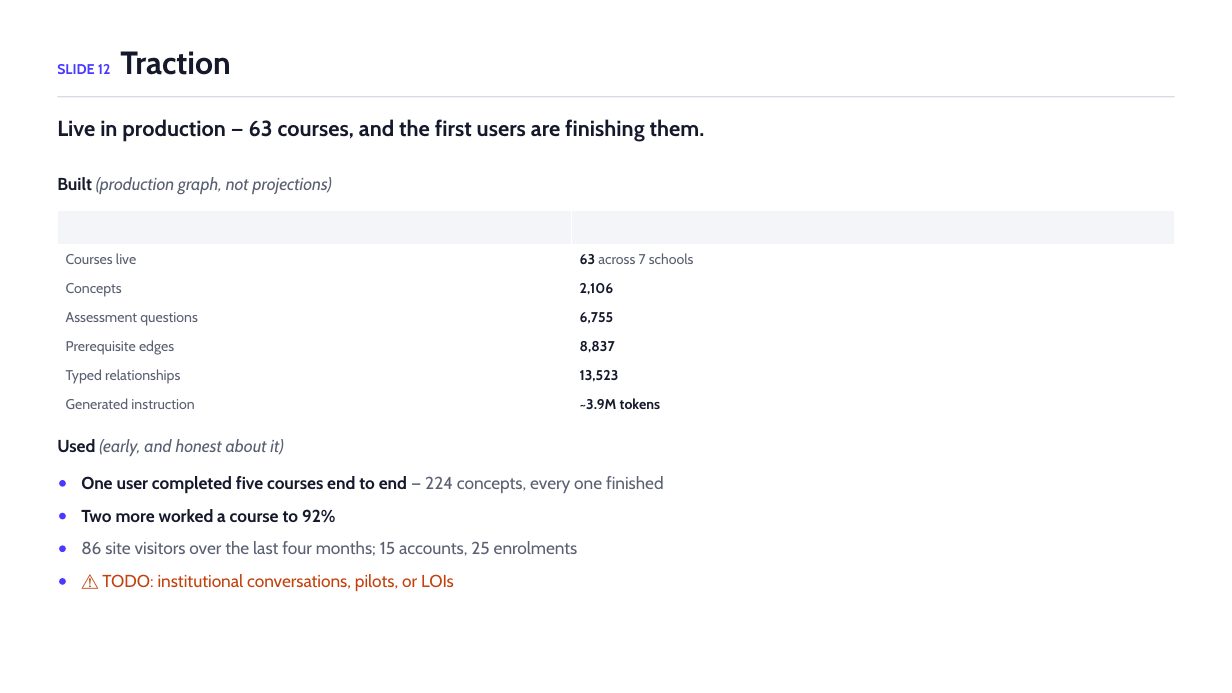
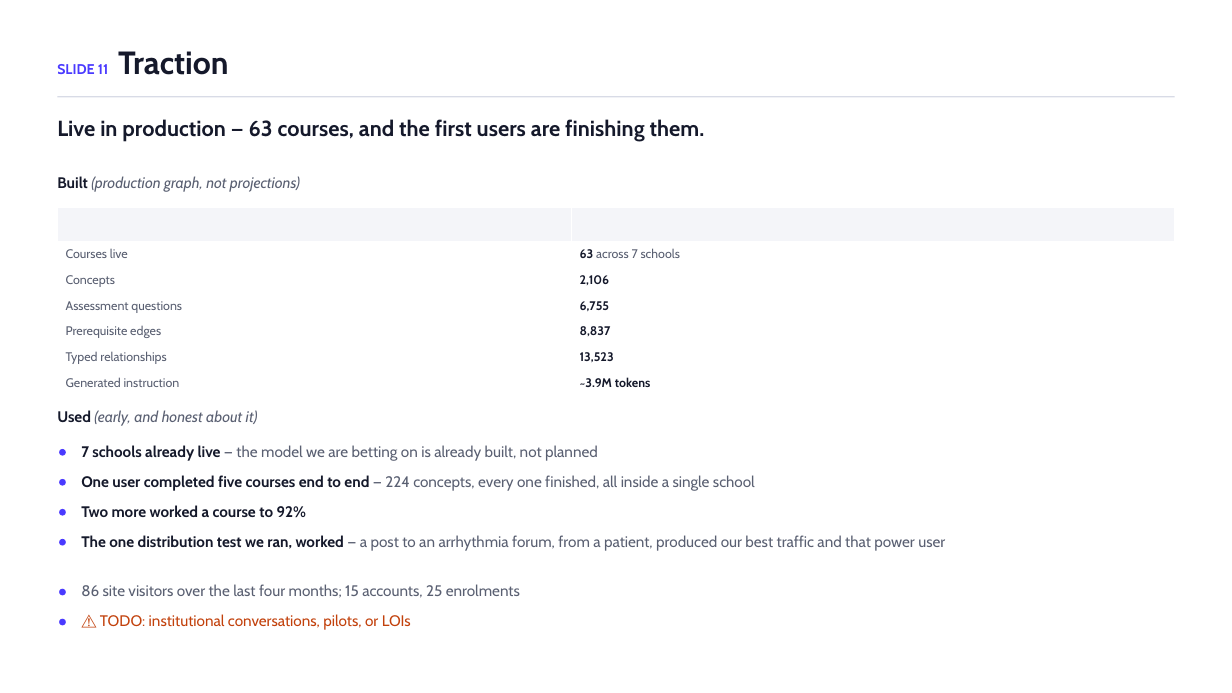
Before and after one commit to ChuckIrvine/qlaudia, a slide deck: slide 11 of pitch_deck/qlaudia_pitch_deck.pptx (slide 12 before the commit). Drawn at 1232x693 pixels with LibreOffice and Linux fonts; fonts in the diff are those of the drawing. Boxes give left, top, right and bottom in pixels: in the first picture for what was removed or moved away, otherwise in the second. Text is boxed around its words. In the diff, an @@ line names an element or a change of style, - is before the commit and + after.

```diff
--- a/pitch_deck/qlaudia_pitch_deck.pptx
+++ b/pitch_deck/qlaudia_pitch_deck.pptx
@@ text at bbox=[57, 51, 229, 75]: text changed @@
-SLIDE 12 Traction
+SLIDE 11 Traction
@@ table at bbox=[57, 208, 1175, 391] @@
@@ size 11 to 9.7 pt @@
@@ text "Used (early, and honest about ...": place and size @@
-text "Used (early, and honest about ..." at bbox=[57, 439, 283, 456]
+text "Used (early, and honest about ..." at bbox=[57, 410, 258, 426]
@@ ellipse: place and size @@
-ellipse at bbox=[59, 481, 66, 487]
+ellipse at bbox=[59, 449, 66, 456]
@@ text added at bbox=[81, 445, 598, 461], 11.9 pt, text #5A6072 @@
+7 schools already live — the model we are betting on is already built, not planned
@@ ellipse: place and size @@
-ellipse at bbox=[59, 513, 66, 519]
+ellipse at bbox=[59, 479, 66, 485]
@@ text at bbox=[81, 475, 755, 491]: text changed; size 13.5 to 11.9 pt; text colour #15192B to #5A6072; bold off @@
-One user completed five courses end to end — 224 concepts, every one finished
+One user completed five courses end to end — 224 concepts, every one finished, all inside a single school
@@ ellipse: place and size @@
-ellipse at bbox=[59, 545, 66, 552]
+ellipse at bbox=[59, 509, 66, 516]
@@ ellipse: place and size @@
-ellipse at bbox=[59, 579, 66, 585]
+ellipse at bbox=[59, 539, 66, 545]
@@ text added at bbox=[81, 535, 945, 551], 11.9 pt, text #5A6072 @@
+The one distribution test we ran, worked — a post to an arrhythmia forum, from a patient, produced our best traffic and that power user
@@ ellipse added at bbox=[59, 589, 66, 595], fill #4A3AFF @@
@@ size 13.5 to 11.9 pt in 5 elements at bbox=[57, 176, 300, 192], bbox=[57, 410, 258, 426], bbox=[81, 505, 307, 517], bbox=[100, 614, 411, 630], bbox=[81, 584, 520, 598] @@
@@ text "86 site visitors over the ...": place and size @@
-text "86 site visitors over the ..." at bbox=[81, 541, 578, 556]
+text "86 site visitors over the ..." at bbox=[81, 584, 520, 598]
@@ ellipse added at bbox=[59, 619, 66, 626], fill #4A3AFF @@
@@ text "⚠️ TODO: institutional conversations, pilots, ...": place and size @@
-text "⚠️ TODO: institutional conversations, pilots, ..." at bbox=[102, 574, 454, 592]
+text "⚠️ TODO: institutional conversations, pilots, ..." at bbox=[100, 614, 411, 630]
```
Also in this commit, not shown: 8 other slides changed, 5 slides added, 6 slides removed, 2 other files.
